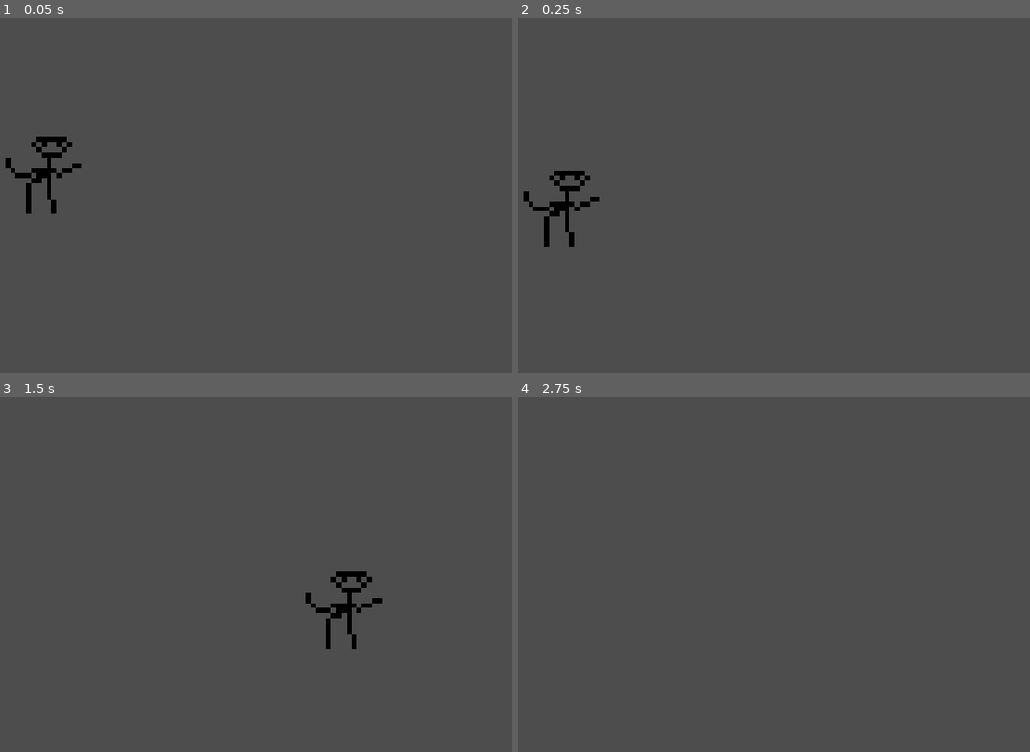
Above: before the commit, frames 1-4 (two rows, left to right).
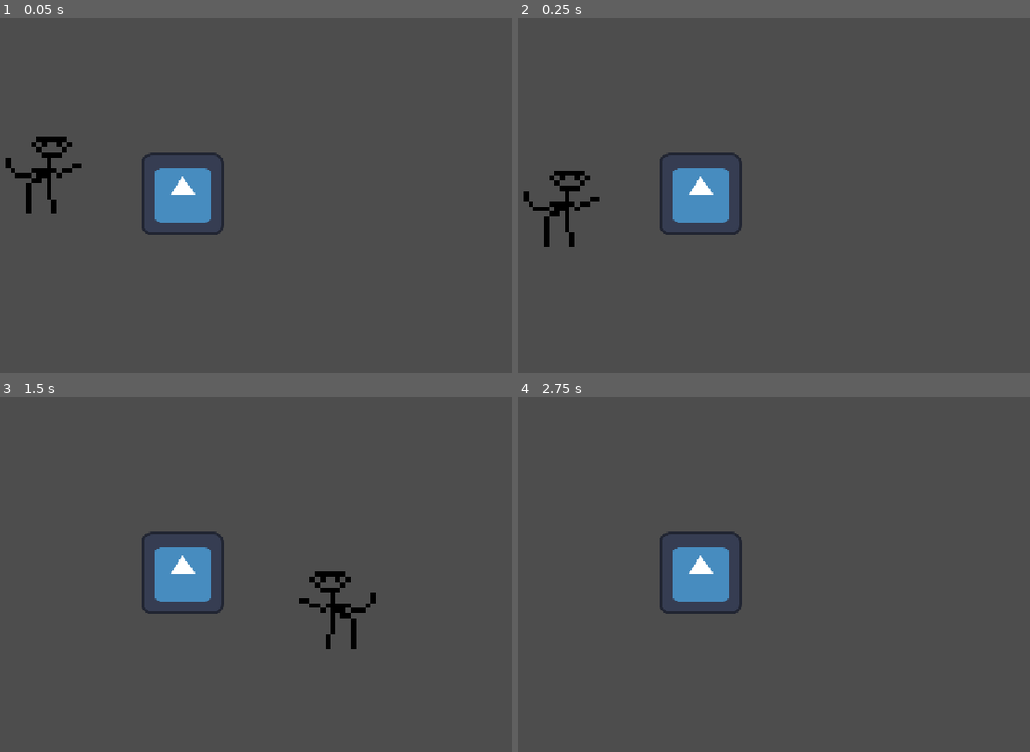
Above: after the commit, the same moments.

Repository: Crapulence1/fight-like
Game: Godot game, scene res://Levels/fight_area.tscn
Same seed, same stepped clock (60 frames per second), same inputs: the game is played once before the commit and once after it. The engine's default icon, where the game draws it, is replaced by a stand-in: a white triangle on a blue panel in a dark square.
Inputs:
- Up to frame 1 (0.05 s): no input
- Up to frame 2 (0.25 s): no input
- Up to frame 3 (1.5 s): tap Enter (ui_accept) at 0.5, 0.6 s; hold Right (ui_right) from 0.53 s (still down); tap Space (Jump) at 0.77 s; tap F (Kick) at 1.35 s
- Up to frame 4 (2.75 s): tap Space (Jump) at 1.52 s; tap Enter (ui_accept) at 1.55, 2.1 s; release Right (ui_right) at 2.03 s; hold Left (ui_left) from 2.03 s (still down)

The runs differ from the first frame. In frame 1, 2.2% of the frame differs, in the area x 27-44%, y 37-62%; in frame 2, 2.2%; in frame 3, 3.0%, in the area x 27-75%, y 37-72%; in frame 4, 2.2%.

Commit message:
starting frame data

Diff:
--- a/Components/FlipComponent.gd
+++ b/Components/FlipComponent.gd
@@ -1,17 +1,14 @@
 extends Node
 class_name FlipComponent
+
+@export var body : CharacterBody2D
+
+
 
 func _ready() -> void:
 	Global.fight_manager.flip.connect(flip)
 	pass
 
-
-func face_left() -> void:
-	pass
-
-
-func face_right() -> void:
-	pass
-
 func flip() -> void:
-	print("Yo whatup I just flipped bro")
+	body.scale.x = body.scale.x * -1
+	print(str(body.name, " has flipped"))
--- a/Components/MovementComponent.gd
+++ b/Components/MovementComponent.gd
@@ -9,14 +9,19 @@
 
 var dir : int
 var wants_jump : bool
+var has_jump : bool = true
+
 
 func tick(delta : float) -> void:
 	apply_gravity()
 	body.velocity.x = dir * Speed
 
-	if wants_jump:
+	if body.is_on_floor():
+		has_jump = true
+
+	if wants_jump and has_jump:
 		body.velocity.y = -Jump_height
-
+		has_jump = false
 
 
 	body.move_and_slide()
--- a/Enemies/enemy.gd
+++ b/Enemies/enemy.gd
@@ -1,26 +1,2 @@
 extends CharacterBody2D
 class_name Enemy
-
-const SPEED = 300.0
-const JUMP_VELOCITY = -400.0
-
-
-
-func _physics_process(delta: float) -> void:
-	# Add the gravity.
-	if not is_on_floor():
-		velocity += get_gravity() * delta
-
-	# Handle jump.
-	if Input.is_action_just_pressed("ui_accept") and is_on_floor():
-		velocity.y = JUMP_VELOCITY
-
-	# Get the input direction and handle the movement/deceleration.
-	# As good practice, you should replace UI actions with custom gameplay actions.
-	var direction := Input.get_axis("ui_left", "ui_right")
-	if direction:
-		velocity.x = direction * SPEED
-	else:
-		velocity.x = move_toward(velocity.x, 0, SPEED)
-
-	move_and_slide()
--- /dev/null
+++ b/FrameData/FrameDataManager.tscn
@@ -0,0 +1,6 @@
+[gd_scene format=3 uid="uid://dhjsivtkyi8gf"]
+
+[ext_resource type="Script" uid="uid://bx3ttl8ylliuk" path="res://FrameData/frame_data_manager.gd" id="1_l6mxb"]
+
+[node name="FrameDataManager" type="Node2D" unique_id=1443492743]
+script = ExtResource("1_l6mxb")
--- /dev/null
+++ b/FrameData/frame_data_manager.gd
@@ -0,0 +1,8 @@
+@tool
+extends Node2D
+class_name FrameDataManager
+
+func _get_tool_buttons() -> Array:
+	return[
+		"Test"
+	]
--- /dev/null
+++ b/FrameData/frame_data_node.gd
@@ -0,0 +1,13 @@
+extends Area2D
+class_name FrameDataNode
+
+@export var damage : float
+@export var knockback : float
+
+
+func _on_body_entered(body: Node2D) -> void:
+	if body is Player or body is Enemy:
+		if body.fight_component:
+			body.fight_component.hit(damage, knockback)
+		else:
+			push_error(str(body.name, " does not have a Fight Component"))
--- /dev/null
+++ b/FrameData/frame_data_node.tscn
@@ -0,0 +1,13 @@
+[gd_scene format=3 uid="uid://c8p2a6o6n1570"]
+
+[ext_resource type="Script" uid="uid://wawo6bt4tyhf" path="res://FrameData/frame_data_node.gd" id="1_82wlk"]
+
+[sub_resource type="RectangleShape2D" id="RectangleShape2D_g4v7s"]
+
+[node name="FrameDataNode" type="Area2D" unique_id=55311248]
+script = ExtResource("1_82wlk")
+
+[node name="CollisionShape2D" type="CollisionShape2D" parent="." unique_id=133965095]
+shape = SubResource("RectangleShape2D_g4v7s")
+
+[connection signal="body_entered" from="." to="." method="_on_body_entered"]
--- a/Levels/fight_area.gd
+++ b/Levels/fight_area.gd
@@ -2,9 +2,11 @@
 
 @export var spawn1 : Marker2D
 @export var spawn2 : Marker2D
+@export var enemy : Enemy
 
 # Called when the node enters the scene tree for the first time.
 func _ready() -> void:
 	Player.player.global_position = spawn1.global_position
 	Global.fight_manager.enemy.global_position = spawn2.global_position
+	Global.fight_manager.enemy = enemy
 	Global.fight_manager.start_fight()
--- a/Levels/fight_area.tscn
+++ b/Levels/fight_area.tscn
@@ -2,14 +2,16 @@
 
 [ext_resource type="Script" uid="uid://drsdvjll8w151" path="res://Levels/fight_area.gd" id="1_6rhgg"]
 [ext_resource type="PackedScene" uid="uid://bap7lqfd44x12" path="res://Player/Player.tscn" id="1_r8j8c"]
+[ext_resource type="PackedScene" uid="uid://dx2ywf8p5sv02" path="res://Enemies/enemy.tscn" id="3_b5js2"]
 
 [sub_resource type="RectangleShape2D" id="RectangleShape2D_g4v7s"]
 size = Vector2(502, 20)
 
-[node name="fight_area" type="Node2D" unique_id=1396031564 node_paths=PackedStringArray("spawn1", "spawn2")]
+[node name="fight_area" type="Node2D" unique_id=1396031564 node_paths=PackedStringArray("spawn1", "spawn2", "enemy")]
 script = ExtResource("1_6rhgg")
 spawn1 = NodePath("spawn1")
 spawn2 = NodePath("spawn2")
+enemy = NodePath("Enemy")
 
 [node name="StaticBody2D" type="StaticBody2D" parent="." unique_id=325272667]
 position = Vector2(0, 46)
@@ -27,3 +29,6 @@
 position = Vector2(-44, -53)
 
 [node name="Camera2D" type="Camera2D" parent="." unique_id=1093043639]
+
+[node name="Enemy" parent="." unique_id=380454827 instance=ExtResource("3_b5js2")]
+position = Vector2(64, -50)
--- a/Player/Player.tscn
+++ b/Player/Player.tscn
@@ -8,6 +8,7 @@
 [ext_resource type="Script" uid="uid://bcpo3sdusxnbu" path="res://Components/MovementComponent.gd" id="6_vlldt"]
 [ext_resource type="Script" uid="uid://bwe6n4puhl0fm" path="res://Components/InputComponent.gd" id="7_s1rgi"]
 [ext_resource type="Script" uid="uid://cfkmv0qn2r2n0" path="res://Components/FlipComponent.gd" id="8_s1rgi"]
+[ext_resource type="PackedScene" uid="uid://dhjsivtkyi8gf" path="res://FrameData/FrameDataManager.tscn" id="9_j23h2"]
 
 [sub_resource type="Resource" id="Resource_6ysni"]
 script = ExtResource("3_j23h2")
@@ -35,9 +36,13 @@
 "values": [0]
 }
 
+[sub_resource type="Animation" id="Animation_s1rgi"]
+resource_name = "new_animation"
+
 [sub_resource type="AnimationLibrary" id="AnimationLibrary_6ysni"]
 _data = {
-&"RESET": SubResource("Animation_8g4oa")
+&"RESET": SubResource("Animation_8g4oa"),
+&"new_animation": SubResource("Animation_s1rgi")
 }
 
 [node name="Player" type="CharacterBody2D" unique_id=1380681167 node_paths=PackedStringArray("anim", "input_component", "movement_component", "flip_component")]
@@ -75,6 +80,9 @@
 script = ExtResource("7_s1rgi")
 metadata/_custom_type_script = "uid://bwe6n4puhl0fm"
 
-[node name="FlipComponent" type="Node" parent="." unique_id=89611092]
+[node name="FlipComponent" type="Node" parent="." unique_id=89611092 node_paths=PackedStringArray("body")]
 script = ExtResource("8_s1rgi")
+body = NodePath("..")
 metadata/_custom_type_script = "uid://cfkmv0qn2r2n0"
+
+[node name="FrameDataManager" parent="." unique_id=1443492743 instance=ExtResource("9_j23h2")]
--- a/Resources/FightManager.gd
+++ b/Resources/FightManager.gd
@@ -14,7 +14,6 @@
 func _process(_delta: float) -> void:
 	if fight_started:
 		_check_player_side()
-
 
 	if Input.is_action_just_pressed("Debug"):
 		flip.emit()
Not shown, added: FrameData/frame_data_manager.gd.uid
Not shown, added: FrameData/frame_data_node.gd.uid
